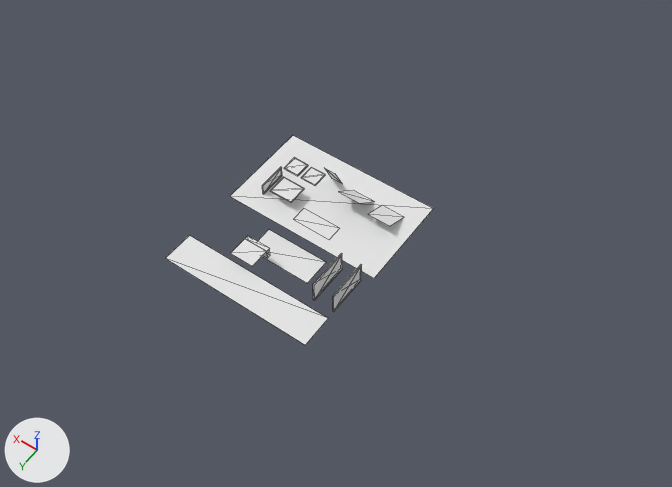
Renders of the glTF model superMario64/resources/courses/phase5_interactions.glb from each side of a commit.
Before and after are seen from a 50 mm camera at (-81.5, 110.2, 162.0) aimed at (-5.8, 4.1, -4.6). The lights are fixed; the arrows at lower left show +X, +Y and +Z. The picture after the commit comes second. Mesh edges are drawn as thin lines. Vertices at exactly the same position are counted once.

In view in the first picture: 'flat_ground', 'lower_drop_floor', 'platform_test_floor' and 12 more.
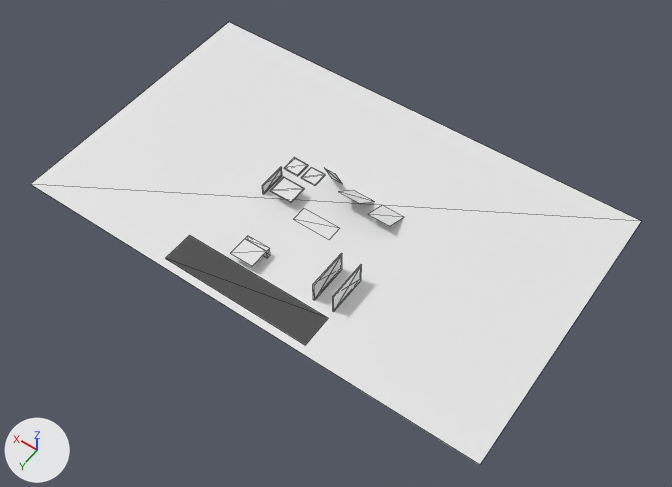
Boxes (x1, y1, x2, y2) around the edits, measured in the pictures (672 x 487 px):
'flat_ground', reshaped (200% wider, 210% taller): before (230, 136, 433, 278); after (31, 22, 641, 465)
'lower_drop_floor', unchanged, covered by the edit: before (258, 230, 326, 283)

What changed in the scene script:
```text
Change me_flat_ground:
    used by ob_flat_ground; location = (0.0, 0.0, 0.0)
    remove me_flat_ground.from_pydata(...)  # 4 vertices, 2 faces; spans x -20.0..20.0, y -14.0..10.0, z 0.0
    add me_flat_ground.from_pydata(...)  # 4 vertices, 2 faces; spans x -60.0..60.0, y -38.0..34.0, z 0.0
    me_flat_ground part 1
    me_flat_ground.vertices[0].co: (-20.0, -14.0, 0.0) -> (-60.0, -38.0, 0.0)  # pixel (433, 208) -> pixel (641, 221)
    me_flat_ground.vertices[1].co: (20.0, -14.0, 0.0) -> (60.0, -38.0, 0.0)  # pixel (292, 135) -> pixel (228, 21)
    me_flat_ground.vertices[2].co: (20.0, 10.0, 0.0) -> (60.0, 34.0, 0.0)  # pixel (229, 196) -> pixel (30, 184)
    me_flat_ground.vertices[3].co: (-20.0, 10.0, 0.0) -> (-60.0, 34.0, 0.0)  # pixel (374, 278) -> pixel (480, 464)
```
